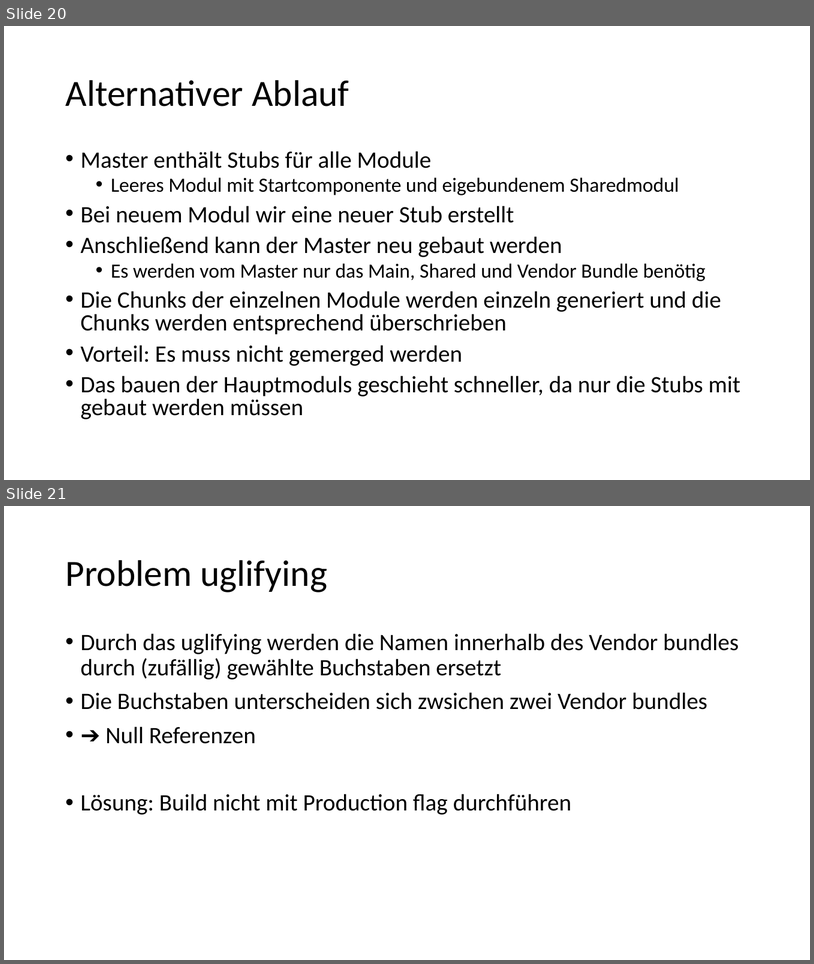
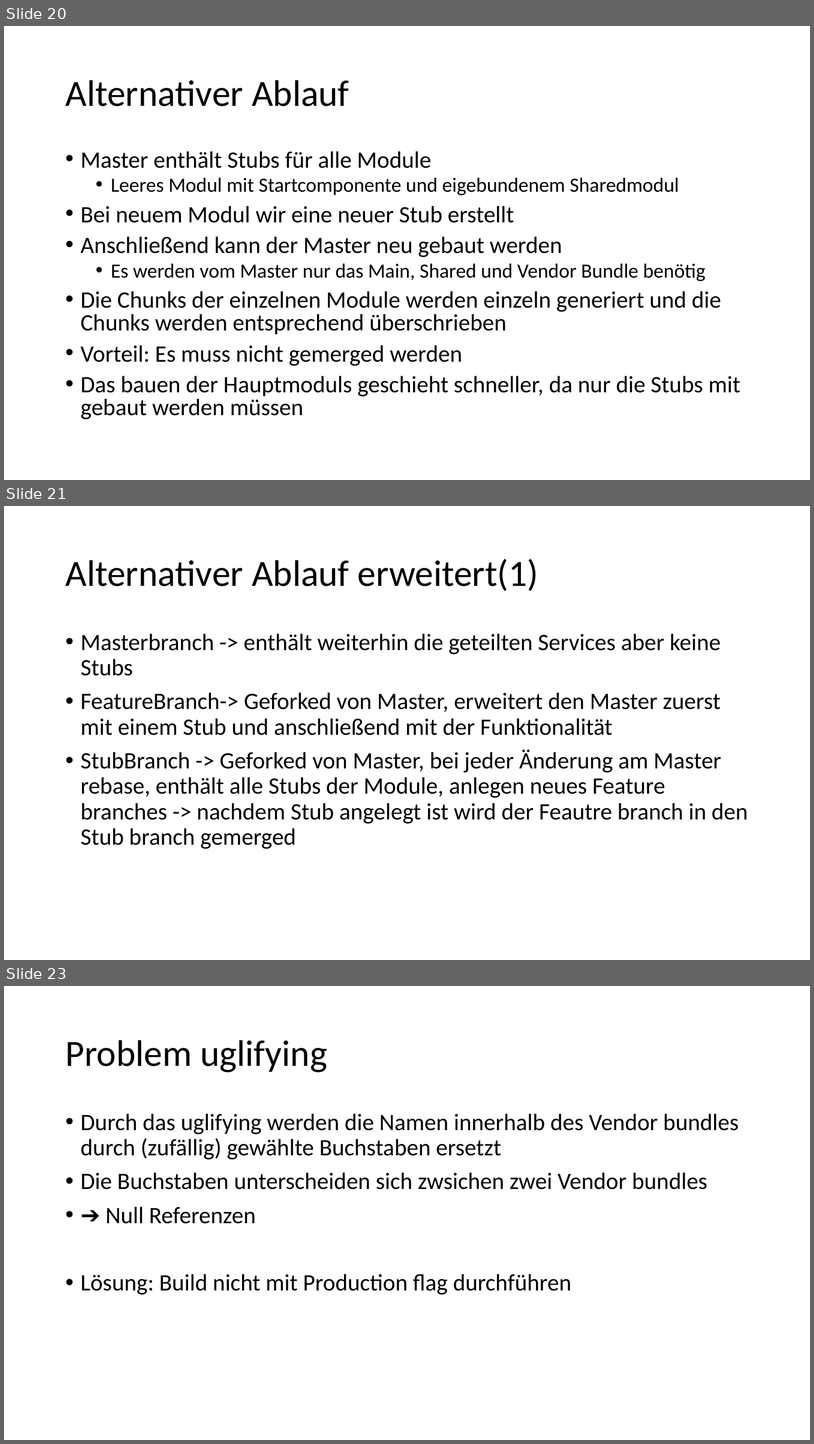
Before and after one commit to EnnoLohmann/AngularChunkReplacement, a slide deck: ChunkReplacement.pptx. Shown one above the other, each under a label of ours: slides 20 and 21 before the commit, slides 20, 21 and 23 after it; the slides between them are not shown. The pictures are 814x964 and 814x1444 pixels, drawn with LibreOffice and Linux fonts; fonts in the diff are those of the drawing. Boxes give left, top, right and bottom in pixels: in the first picture for what was removed or moved away, otherwise in the second. Text is boxed around its words. In the diff, an @@ line names an element or a change of style, - is before the commit and + after.

```diff
--- a/ChunkReplacement.pptx
+++ b/ChunkReplacement.pptx
@@ slide 21 added at (x1=4, y1=506, x2=810, y2=960), background #FFFFFF @@
@@ title added at (x1=65, y1=559, x2=539, y2=591), 44 pt, text #000000 @@
+Alternativer Ablauf erweitert(1)
@@ text added at (x1=81, y1=633, x2=749, y2=849), 28 pt, text #000000 @@
+• Masterbranch -> enthält weiterhin die geteilten Services aber keine Stubs
+• FeatureBranch-> Geforked von Master, erweitert den Master zuerst mit einem Stub und anschließend mit der Funktionalität
+• StubBranch -> Geforked von Master, bei jeder Änderung am Master rebase, enthält alle Stubs der Module, anlegen neues Feature branches -> nachdem Stub angelegt ist wird der Feautre branch in den Stub branch gemerged
@@ what was slide 21 is now slide 23 @@
```
Also in this commit, not shown: 1 other slide added.
